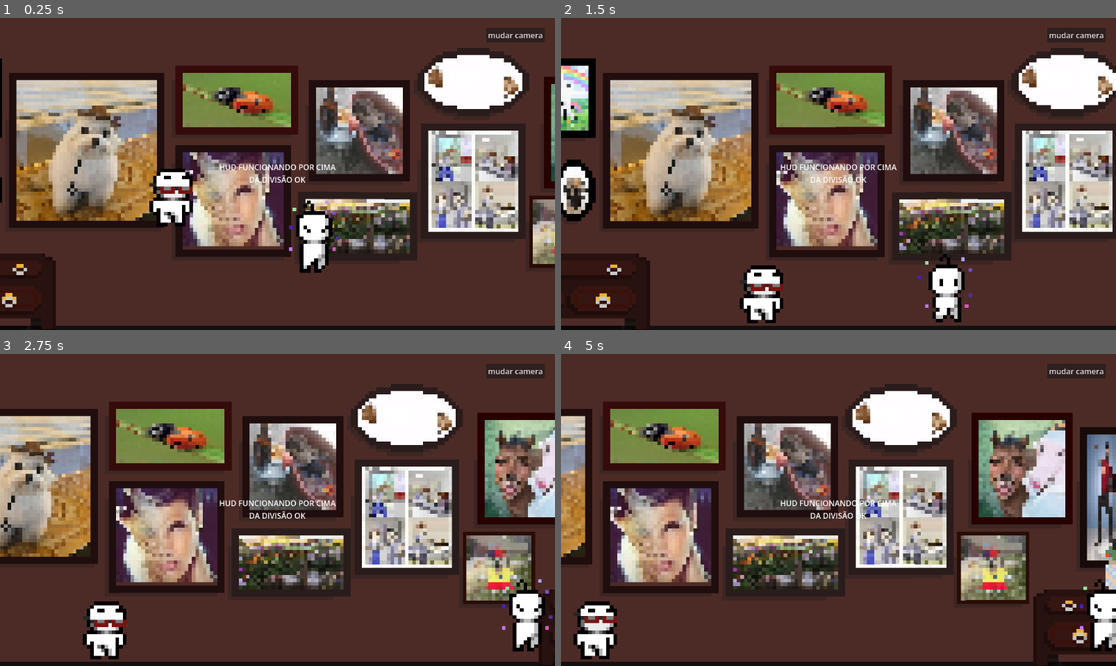
Above: before the commit, frames 1-4 (two rows, left to right).
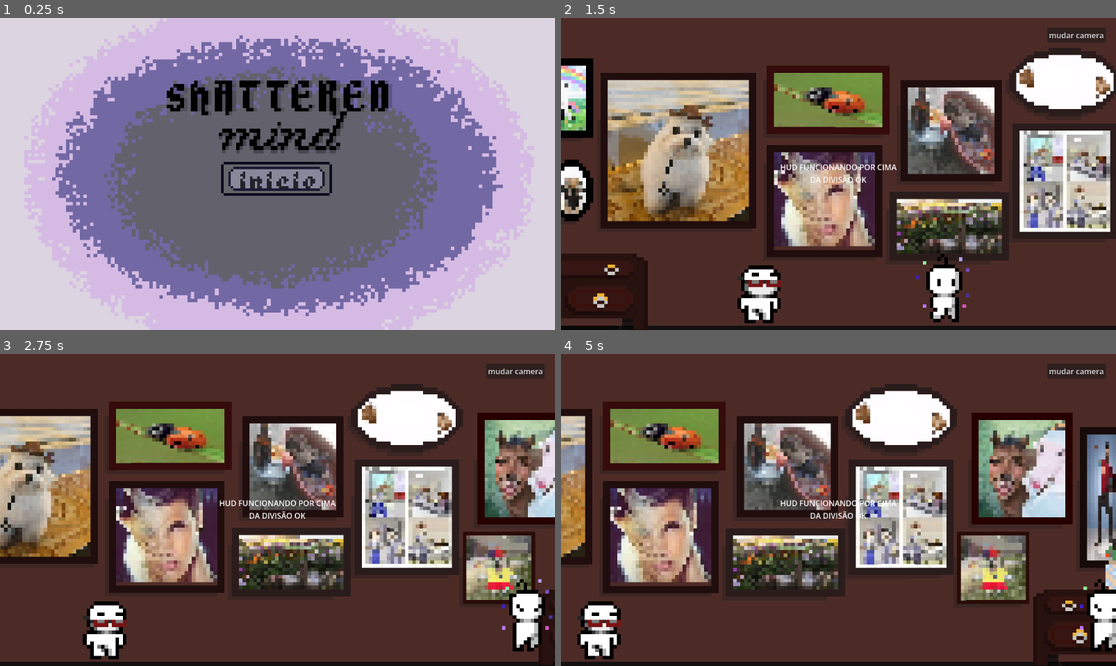
Above: after the commit, the same moments.

Repository: JCandreva/menctus-pensantus
Game: Godot game, scene res://title_screen.tscn
Same seed, same stepped clock (60 frames per second), same inputs: the game is played once before the commit and once after it. Before the commit the project starts from res://maingameview.tscn.
Inputs (mouse positions are in pixels of both pictures, inside the frame that each line leads up to):
- Up to frame 1 (0.25 s): no input
- Up to frame 2 (1.5 s): click (838, 177) at 0.52 s; hold D (emotion_move_right) from 1.28 s (still down)
- Up to frame 3 (2.75 s): keep holding D (emotion_move_right); tap W (emotion_move_up) at 1.52, 2.27 s
- Up to frame 4 (5 s): release D (emotion_move_right) at 2.78 s; hold A (emotion_move_left) 2.78-3.53 s; hold D (emotion_move_right) from 3.53 s (still down); tap W (emotion_move_up) at 3.77, 4.52 s

The runs differ from the first frame. In frame 1, 99% of the frame differs, in the area x 0-100%, y 0-100%; in frame 2, 14%; in frame 3, 0.5%; in frame 4, 0.9%.

Commit message:
Add title screen

Diff:
--- a/project.godot
+++ b/project.godot
@@ -11,9 +11,13 @@
 [application]
 
 config/name="menctus-pensantus"
-run/main_scene="uid://cgu2annbp65w8"
+run/main_scene="uid://b3uewyjsivay5"
 config/features=PackedStringArray("4.6", "Forward Plus")
 config/icon="res://icon.svg"
+
+[display]
+
+window/size/resizable=false
 
 [input]
 
--- /dev/null
+++ b/title_screen.gd
@@ -0,0 +1,15 @@
+extends Control
+
+
+# Called when the node enters the scene tree for the first time.
+func _ready() -> void:
+	pass # Replace with function body.
+
+
+# Called every frame. 'delta' is the elapsed time since the previous frame.
+func _process(delta: float) -> void:
+	pass
+
+
+func _on_texture_button_button_down() -> void:
+	get_tree().change_scene_to_file("res://maingameview.tscn")
--- /dev/null
+++ b/title_screen.tscn
@@ -0,0 +1,48 @@
+[gd_scene format=3 uid="uid://b3uewyjsivay5"]
+
+[ext_resource type="Texture2D" uid="uid://011lj2yfe3sk" path="res://assets/backgrounds/menu_bg.png" id="1_ak2if"]
+[ext_resource type="Script" uid="uid://bcbt52qnmq5cp" path="res://title_screen.gd" id="1_ig5kc"]
+[ext_resource type="Texture2D" uid="uid://bl6ocauo8b5kf" path="res://assets/gui/menu_buttons.png" id="2_ig5kc"]
+
+[sub_resource type="AtlasTexture" id="AtlasTexture_05l2w"]
+atlas = ExtResource("2_ig5kc")
+region = Rect2(16, 16, 48, 16)
+
+[node name="TitleScreen" type="Control" unique_id=908706451]
+texture_filter = 1
+layout_mode = 3
+anchors_preset = 15
+anchor_right = 1.0
+anchor_bottom = 1.0
+grow_horizontal = 2
+grow_vertical = 2
+script = ExtResource("1_ig5kc")
+
+[node name="Background" type="TextureRect" parent="." unique_id=1328773626]
+layout_mode = 1
+anchors_preset = 15
+anchor_right = 1.0
+anchor_bottom = 1.0
+grow_horizontal = 2
+grow_vertical = 2
+texture = ExtResource("1_ak2if")
+
+[node name="TextureButton" type="TextureButton" parent="." unique_id=1622108612]
+layout_mode = 1
+anchors_preset = 8
+anchor_left = 0.5
+anchor_top = 0.5
+anchor_right = 0.5
+anchor_bottom = 0.5
+offset_left = -23.999939
+offset_top = 8.000061
+offset_right = 24.000061
+offset_bottom = 24.000061
+grow_horizontal = 2
+grow_vertical = 2
+scale = Vector2(5, 5)
+pivot_offset = Vector2(24.399994, 9.600002)
+action_mode = 0
+texture_normal = SubResource("AtlasTexture_05l2w")
+
+[connection signal="button_down" from="TextureButton" to="." method="_on_texture_button_button_down"]
Binary file added: assets/backgrounds/menu_bg.png
Not shown, added: assets/backgrounds/menu_bg.png.import
Binary file added: assets/gui/menu_buttons.png
Not shown, added: assets/gui/menu_buttons.png.import
Not shown, added: title_screen.gd.uid
